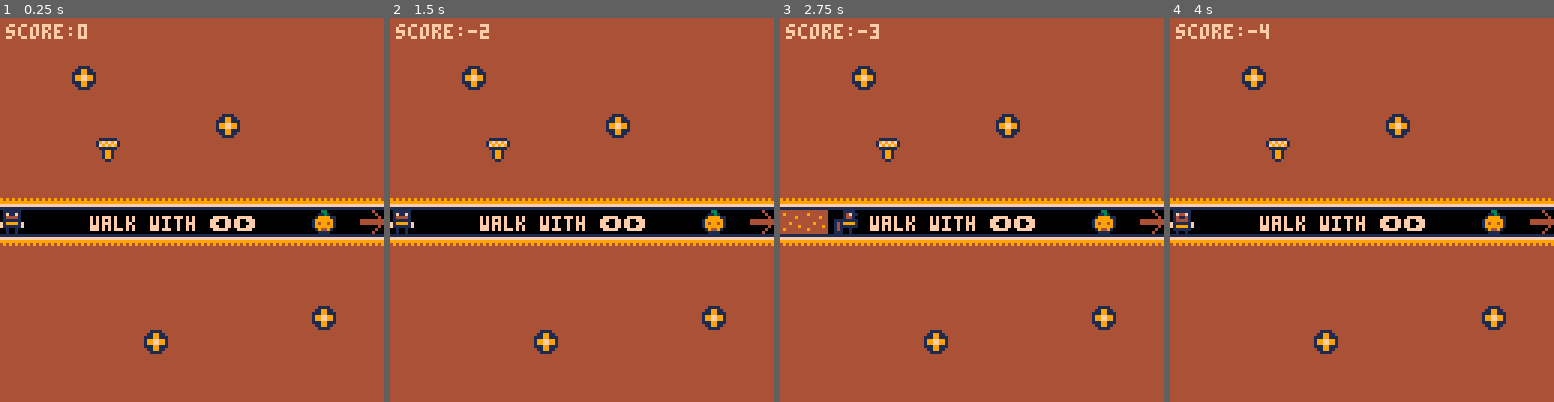
Above: before the commit, frames 1-4 (left to right).
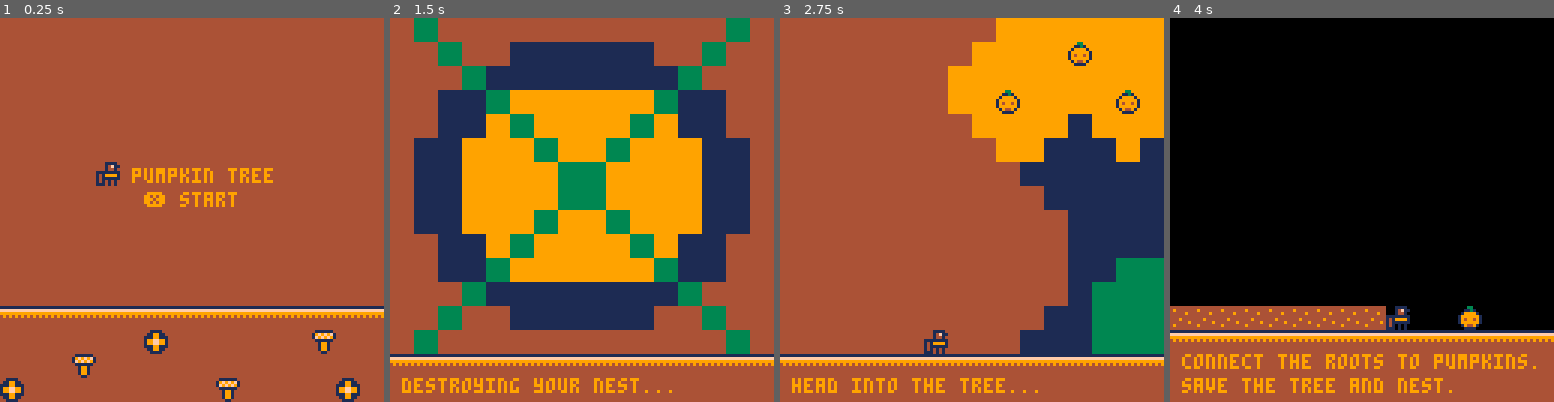
Above: after the commit, the same moments.

Repository: Loremus299/Cozy-Fall-Jam-2026
Game: PICO-8 cartridge i.p8
Two runs of this game, one before a commit and one after it. Both use one fixed random seed, a clock stepped at 60 frames per second and the inputs below.
Inputs:
- Up to frame 1 (0.25 s): no input
- Up to frame 2 (1.5 s): tap X (X key) at 0.33, 1.07 s; tap O (Z key) at 0.7 s
- Up to frame 3 (2.75 s): hold Right 1.6-2.1 s; tap O (Z key) at 1.7, 2.1, 2.5 s; tap X (X key) at 1.85 s; hold Up 2.15-2.42 s; hold Right from 2.47 s (still down)
- Up to frame 4 (4 s): tap O (Z key) at 2.9, 3.3, 3.7 s; tap X (X key) at 2.97 s; release Right at 3.03 s; hold Left 3.08-3.58 s; hold Down 3.63-3.97 s

The runs differ from the first frame. In frame 1, 18% of the frame differs, in the area x 0-100%, y 1-100%; in frame 2, 61%; in frame 3, 46%; in frame 4, 79%, in the area x 0-100%, y 0-98%.

Commit message:
ich habe ein story

Diff:
--- a/i.p8
+++ b/i.p8
@@ -56,6 +56,84 @@
 sceneManager = {
 	score = 0,
 
+	first = {
+		init = function() end,
+		update = function()
+			onClick(5, function()
+				sceneManager.cur = "s1"
+				sceneManager[sceneManager.cur].init()
+			end)
+		end,
+		draw = function()
+			cls(4)
+			map(80 , 16)
+			print("pumpkin tree", 44, 50, 9)
+			print("❎ start", 48, 58, 9)
+		end,
+	},
+
+	s1 = {
+		init = function() end,
+		update = function()
+			onClick(5, function()
+				sceneManager.cur = "s2"
+				sceneManager[sceneManager.cur].init()
+			end)
+		end,
+		draw = function()
+			cls(4)
+			map(96 , 16)
+			print("the tree sheds its leaves...", 4, 120, 9)
+		end,
+	},
+
+
+	s2 = {
+		init = function() end,
+		update = function()
+			onClick(5, function()
+				sceneManager.cur = "s3"
+				sceneManager[sceneManager.cur].init()
+			end)
+		end,
+		draw = function()
+			cls(4)
+			map(112 , 16)
+			print("destroying your nest...", 4, 120, 9)
+		end,
+	},
+
+	s3 = {
+		init = function() end,
+		update = function()
+			onClick(5, function()
+				sceneManager.cur = "s4"
+				sceneManager[sceneManager.cur].init()
+			end)
+		end,
+		draw = function()
+			cls(4)
+			map(96, 32)
+			print("head into the tree...", 4, 120, 9)
+		end,
+	},
+
+	s4 = {
+		init = function() end,
+		update = function()
+			onClick(5, function()
+				sceneManager.cur = "l1"
+				sceneManager[sceneManager.cur].init()
+			end)
+		end,
+		draw = function()
+			cls(0)
+			map(112, 32)
+			print("connect the roots to pumpkins.", 4, 112, 9)
+			print("save the tree and nest.", 4, 120, 9)
+		end,
+	},
+
 	l1 = {
 		init = function()
 			sd = {
@@ -239,69 +317,6 @@
 			levelDraw()
 		end,
 	},
-
-	l2 = {
-		init = function()
-			sd = {
-  			mapX = 1,
-  			mapY = 0,
-				next = "l3"
-			}
-
-			plr = {
-				spr = 17,
-				grounded = false,
-
-				old = {
-					x = 16, y = 64
-				},
-
-				x = 0, y = 64,
-				w = 1, h = 1,
-				dx = 0, dy = 0,
-				ax = 0.5, ay = 4,
-				mdx = 2.5, mdy = 4,
-				fx = false, fy = false,
-
-				animState = "idle",
-				animIndex = 1,
-
-				anims = {
-					idle = {
-						sprs = { 16, 16, 16, 16, 16, 16, 16, 16, 16, 16, 16, 16, 16, 16, 16, 16, 16, 16, 16, 16, 16, 16, 16, 16,
-										 17, 17, 17, 17, 17, 17, 17, 17, 17, 17, 17, 17, 17, 17, 17, 17, 17, 17, 17, 17, 17, 17, 17, 17,  }
-					},
-					walk = {
-						sprs = {
-										 18, 18, 18, 18, 18, 18,
-										 19, 19, 19, 19, 19, 19,
-										 20, 20, 20, 20, 20, 20 }
-					},
-					jumpUp = {
-						sprs = { 21 }
-					},
-					jumpDown = {
-						sprs = { 22 }
-					}
-				}
-			}
-
-			glb = {
-				gr = 0.5,
-				fr = 0.75
-			}
-			delTrail()
- 		end,
-		update = function()
-			playerUpdate()
-		end,
-
-		draw = function()
-			levelDraw()
-			print("jump 🅾️", 34, 50, 15)
-		end,
-	},
-
 	l4 = {
 		init = function()
 			sd = {
@@ -377,6 +392,7 @@
 
 		update = function()
 			onDown(5, function()
+				sceneManager.score = 0
 				sceneManager.cur = "l1"
 				sceneManager[sceneManager.cur].init()
 			end)
@@ -392,7 +408,7 @@
 		end
 	},
 
-	cur = "l1"
+	cur = "first"
 }
 
 -->8
@@ -707,8 +723,48 @@
 
 
 
+…(40 lines of a section not shown)…
 __gff__
-0004101010100320200000000000000000000000000000202000000000000000000000000000000000000000000000000000000000000000000000000000000003030303000000000000000000000000030103010000000000000000000000000303030101000000000000000000000000000000000000000000000000000000
+0004101010100320200000000000000000000000000000202000000000000000000000000000000000000000000000000000000000000000000000000000000003030303000000000000000000000000030103030000000000000000000000000303030000000000000000000000000000000000000000000000000000000000
 0000000000000000000000000000000000000000000000000000000000000000000000000000000000000000000000000000000000000000000000000000000000000000000000000000000000000000000000000000000000000000000000000000000000000000000000000000000000000000000000000000000000000000
 __map__
 5151515151515151515151515151515151515151515151515151515151515151515151515151516351520050515151514461616200606161616161616161614500000000000000000000000000000000000000000000000000000000000000000000000000000000000000000000000000000000000000000000000000000000
@@ -727,5 +783,21 @@
 5151515151516351515151515151515151645151635152000053000000506351520000000000000000000050645151515200005063520000000000000000005000000000000000000000000000000000000000000000000000000000000000000000000000000000000000000000000000000000000000000000000000000000
 5151515151515151515151515151515151515151515152000053000000505151520000000000000000000050515151515200015051520101000000000000015000000000000000000000000000000000000000000000000000000000000000000000000000000000000000000000000000000000000000000000000000000000
 5151515151515151515151515151515151515151515152020253170202505151544142174041414141414155515151515441415551544141414141414141415500000000000000000000000000000000000000000000000000000000000000000000000000000000000000000000000000000000000000000000000000000000
-
-
+000000000000000000000000000000000000000000000000000000000000000000000000000000000000000000000000000000000000000000000000000000000000000000000000000000000000000051515151515151515151515151515151515151515151515151511a1a1a1a1a1a510b5151515151515151515151510b51
+0000000000000000000000000000000000000000000000000000000000000000000000000000000000000000000000000000000000000000000000000000000000000000000000000000000000000000515151515151515151515151515151515151515151515151511a1a1a191a1a1a51510b51510a0a0a0a0a0a51510b5151
+00000000000000000000000000000000000000000000000000000000000000000000000000000000000000000000000000000000000000000000000000000000000000000000000000000000000000005151515151515151515151515151515151515151515151511a1a1a1a1a1a1a1a5151510b0a0a0a0a0a0a0a0a0b515151
+00000000000000000000000000000000000000000000000000000000000000000000000000000000000000000000000000000000000000000000000000000000000000000000000000000000000000005151515151515151515151515151515151515151515151511a1a1a1a1a1a1a1a51510a0a0b1a1a1a1a1a1a0b0a0a5151
+00000000000000000000000000000000000000000000000000000000000000000000000000000000000000000000000000000000000000000000000000000000000000000000000000000000000000005151515151515151515151515151515151515151515151511a1a1a191a1a191a51510a0a1a0b1a1a1a1a0b1a0a0a5151
+0000000000000000000000000000000000000000000000000000000000000000000000000000000000000000000000000000000000000000000000000000000000000000000000000000000000000000515151515151515151515151515151515151515151515151511a1a1a1a1a1a1a510a0a1a1a1a0b1a1a0b1a1a1a0a0a51
+000000000000000000000000000000000000000000000000000000000000000000000000000000000000000000000000000000000000000000000000000000000000000000000000000000000000000051515151095151515151515151515151515151515151515151511a1a0a1a1a1a510a0a1a1a1a1a0b0b1a1a1a1a0a0a51
+00000000000000000000000000000000000000000000000000000000000000000000000000000000000000000000000000000000000000000000000000000000000000000000000000000000000000005151515151515151515151515151515151515151515151515151510a0a0a0a0a510a0a1a1a1a1a0b0b1a1a1a1a0a0a51
+0000000000000000000000000000000000000000000000000000000000000000000000000000000000000000000000000000000000000000000000000000000000000000000000000000000000000000515151515151515151515151515151515151515151515151515151510a0a0a0a510a0a1a1a1a0b1a1a0b1a1a1a0a0a51
+000000000000000000000000000000000000000000000000000000000000000000000000000000000000000000000000000000000000000000000000000000000000000000000000000000000000000051515151515151515151515151515151515151515151515151515151510a0a0a51510a0a1a0b1a1a1a1a0b1a0a0a5151
+000000000000000000000000000000000000000000000000000000000000000000000000000000000000000000000000000000000000000000000000000000000000000000000000000000000000000051515151515151515151515151515151515151515151515151515151510a0a0a51510a0a0b1a1a1a1a1a1a0b0a0a5151
+000000000000000000000000000000000000000000000000000000000000000000000000000000000000000000000000000000000000000000000000000000000000000000000000000000000000000051515151515151515151515151515151515151515151515151515151510a0a0a5151510b0a0a0a0a0a0a0a0a0b515151
+0000000000000000000000000000000000000000000000000000000000000000000000000000000000000000000000000000000000000000000000000000000000000000000000000000000000000000414141414141414141414141414141415151515151515151515151510a0a0a0a51510b51510a0a0a0a0a0a51510b5151
+00000000000000000000000000000000000000000000000000000000000000000000000000000000000000000000000000000000000000000000000000000000000000000000000000000000000000005151515151516351515151515164515151515151510951515151510a0a0a0a0a510b5151515151515151515151510b51
+0000000000000000000000000000000000000000000000000000000000000000000000000000000000000000000000000000000000000000000000000000000000000000000000000000000000000000515151645151515151515151515151514141414141414141414141414141414141414141414141414141414141414141
+0000000000000000000000000000000000000000000000000000000000000000000000000000000000000000000000000000000000000000000000000000000000000000000000000000000000000000635151515151515151645151515163515151515151515151515151515151515151515151515151515151515151515151
+
+
Not shown, changed: 96 lines of the sprite sheet (__gfx__) section of i.p8
